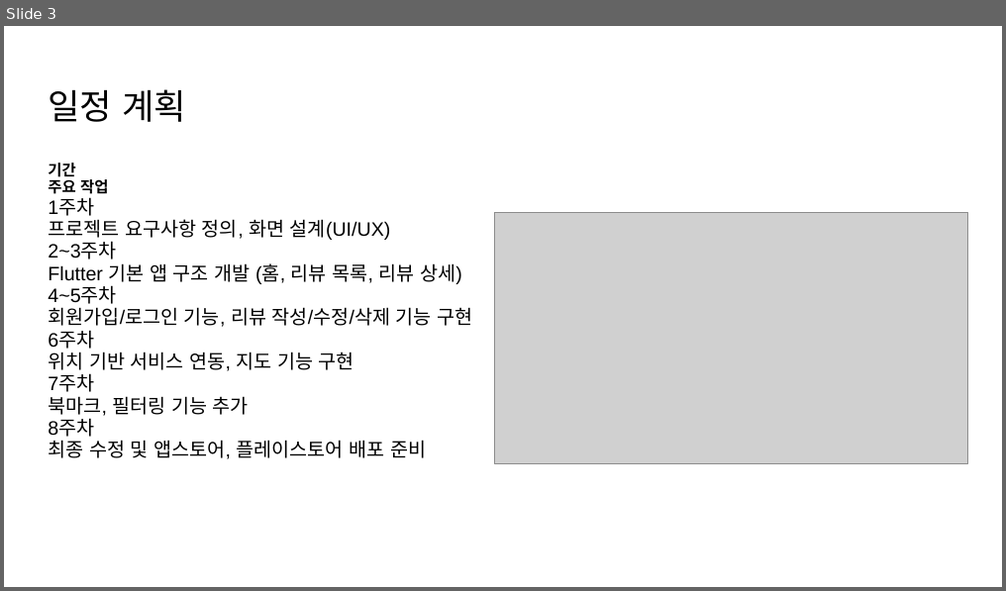
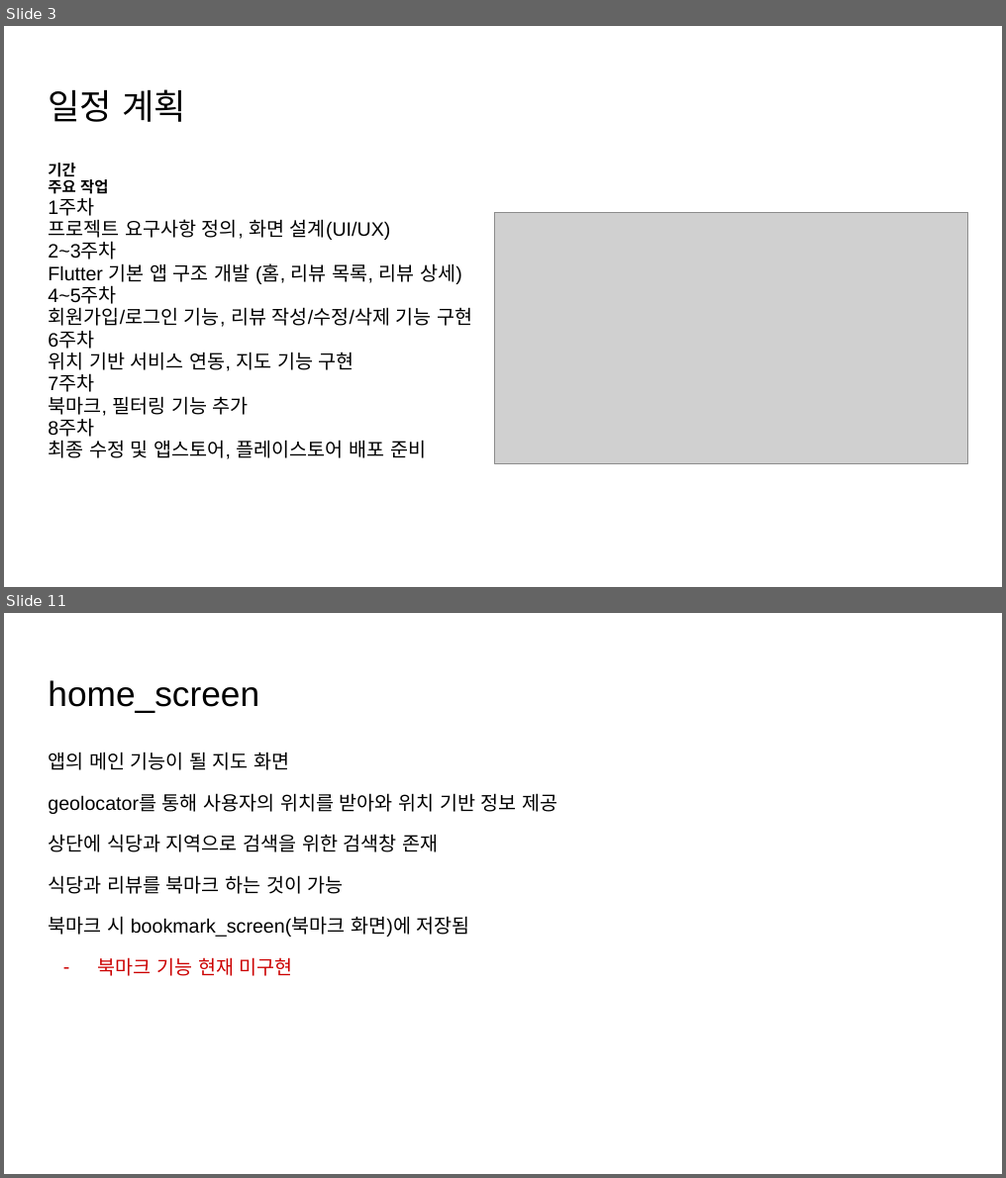
Before and after one commit to yurei55/TIL, a slide deck: K-Taste.pptx. Shown one above the other, each under a label of ours: slide 3 before the commit, slides 3 and 11 after it; the slides between them are not shown. The pictures are 1006x591 and 1006x1178 pixels, drawn with LibreOffice and Linux fonts; fonts in the diff are those of the drawing; grey boxes stand for pictures. Boxes give left, top, right and bottom in pixels: in the first picture for what was removed or moved away, otherwise in the second. Text is boxed around its words. In the diff, an @@ line names an element or a change of style, - is before the commit and + after.

```diff
--- a/K-Taste.pptx
+++ b/K-Taste.pptx
@@ slide 11 added at (4, 613, 1002, 1174), background #FFFFFF @@
@@ title added at (48, 680, 259, 712), 25.2 pt, text #000000 @@
+home_screen
@@ text added at (48, 752, 557, 976), 14 pt, text #000000 @@
+앱의 메인 기능이 될 지도 화면
+geolocator를 통해 사용자의 위치를 받아와 위치 기반 정보 제공
+상단에 식당과 지역으로 검색을 위한 검색창 존재
+식당과 리뷰를 북마크 하는 것이 가능
+북마크 시 bookmark_screen(북마크 화면)에 저장됨
+– 북마크 기능 현재 미구현
```
Also in this commit, not shown: 4 slides changed, 8 other slides added, 1 slide removed.
